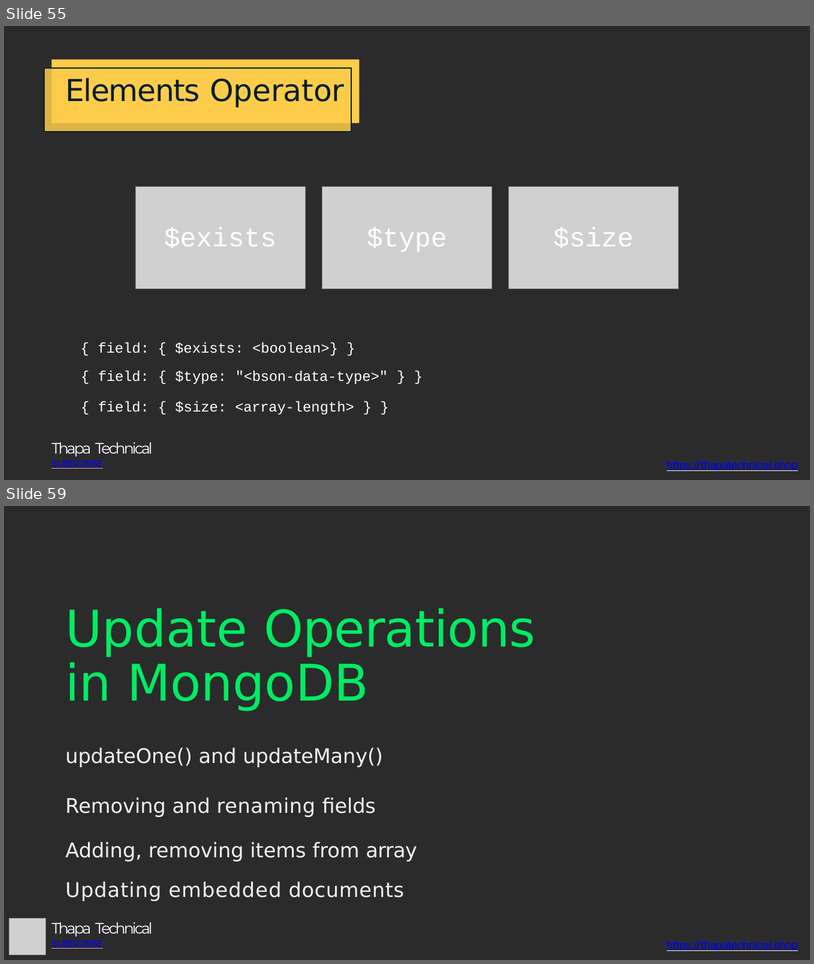
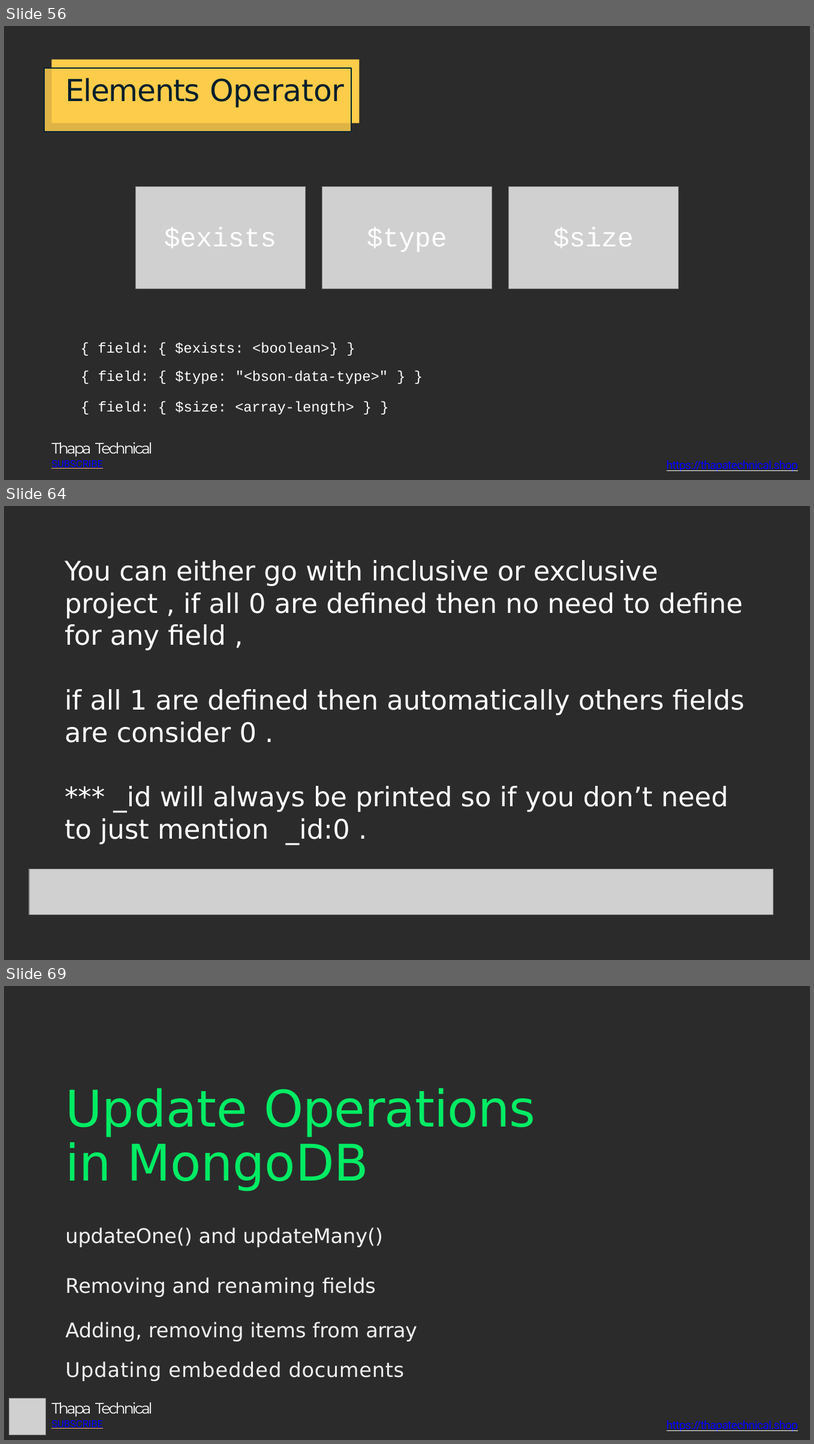
Before and after one commit to NehaTiwari2000/DBMS, a slide deck: MongoDB Commnads/MongoDB Course Neha.pptx. Shown one above the other, each under a label of ours: slides 55 and 59 before the commit, slides 56, 64 and 69 after it; the slides between them are not shown. The pictures are 814x964 and 814x1444 pixels, drawn with LibreOffice and Linux fonts; fonts in the diff are those of the drawing; grey boxes stand for pictures; background and template pictures are left out; a plain dark background stands for a picture behind light text. Boxes give left, top, right and bottom in pixels: in the first picture for what was removed or moved away, otherwise in the second. Text is boxed around its words. In the diff, an @@ line names an element or a change of style, - is before the commit and + after.

```diff
--- a/MongoDB Commnads/MongoDB Course Neha.pptx
+++ b/MongoDB Commnads/MongoDB Course Neha.pptx
@@ slide 64 added at <box>4,506,810,960</box>, background picture (left out) @@
@@ title added at <box>65,560,745,844</box>, 32 pt, text #FFFFFF @@
+You can either go with inclusive or exclusive project , if all 0 are defined then no need to define for any field ,
+if all 1 are defined then automatically others fields are consider 0 .
+*** _id will always be printed so if you don’t need to just mention _id:0 .
@@ picture added at <box>29,869,774,915</box> @@
@@ what was slide 55 is now slide 56 @@
@@ what was slide 59 is now slide 69 @@
```
Also in this commit, not shown: 13 slides changed, 18 other slides added, 2 other files.
